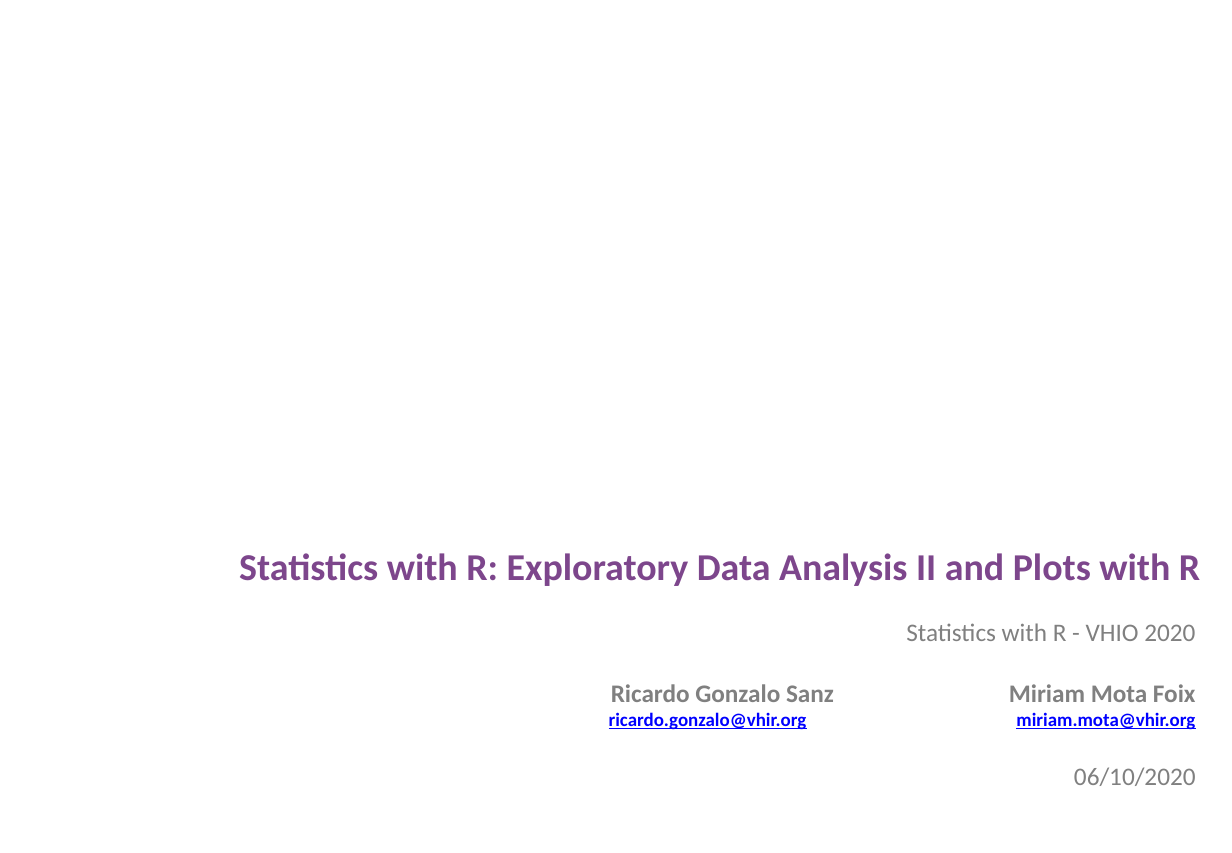
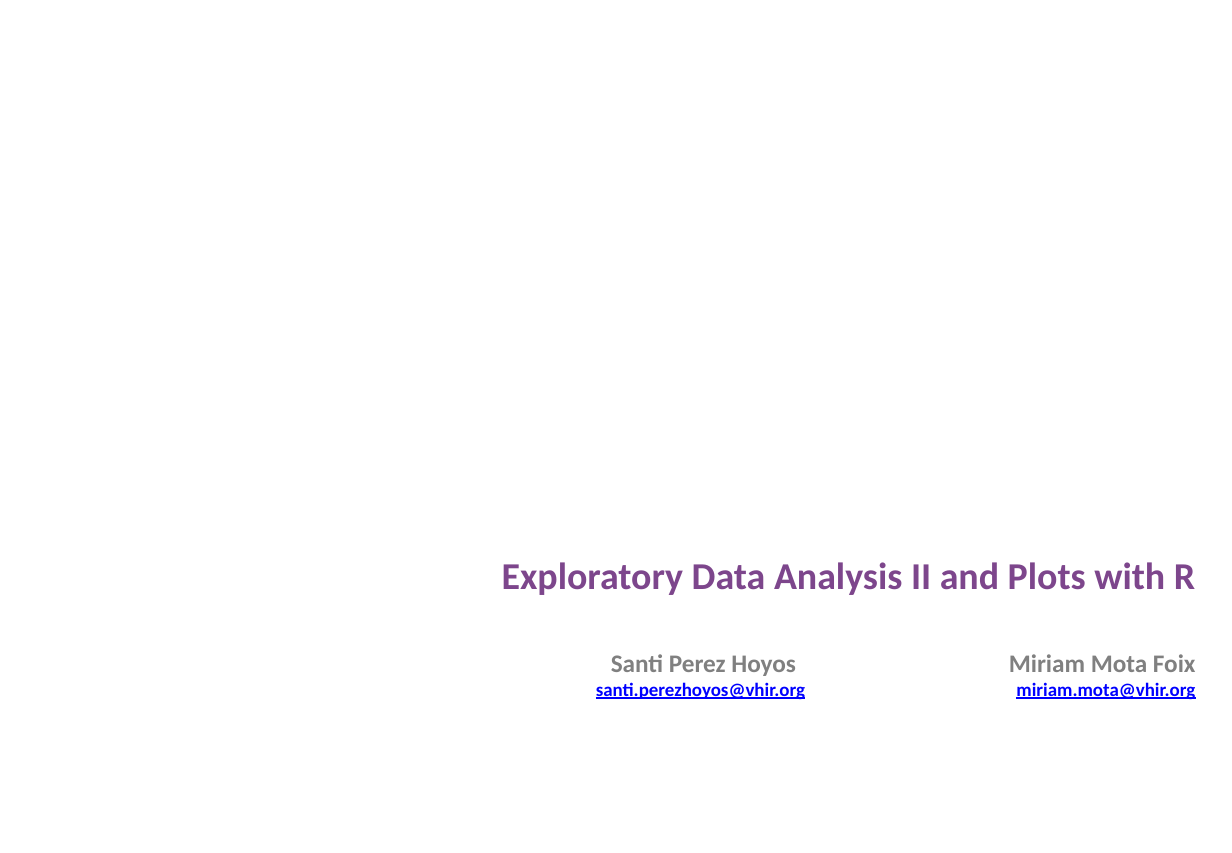
Before and after one commit to uebvhir/Course2020_Statistical-Analysis-with-R, a slide deck: slide 1 of Slides/StatisticsWithR-3-Exploratory_Analysis_II_And_Graphics.pptx. Drawn at 1232x853 pixels with LibreOffice and Linux fonts; fonts in the diff are those of the drawing; background and template pictures are left out. Boxes give left, top, right and bottom in pixels: in the first picture for what was removed or moved away, otherwise in the second. Text is boxed around its words. In the diff, an @@ line names an element or a change of style, - is before the commit and + after.

```diff
--- a/Slides/StatisticsWithR-3-Exploratory_Analysis_II_And_Graphics.pptx
+++ b/Slides/StatisticsWithR-3-Exploratory_Analysis_II_And_Graphics.pptx
@@ text at [502, 562, 1195, 595]: text changed @@
-Statistics with R: Exploratory Data Analysis II and Plots with R
+Exploratory Data Analysis II and Plots with R
@@ text at [596, 654, 1195, 700]: text changed; size 16 to 12 pt; text colour #808080 to #0000FF @@
-Statistics with R - VHIO 2020
-Ricardo Gonzalo Sanz Miriam Mota Foix
-ricardo.gonzalo@vhir.org miriam.mota@vhir.org
-06/10/2020
+Santi Perez Hoyos Miriam Mota Foix
+santi.perezhoyos@vhir.org miriam.mota@vhir.org
```
Also in this commit, not shown: 2 other slides changed, 6 slides removed, 1 other file.
